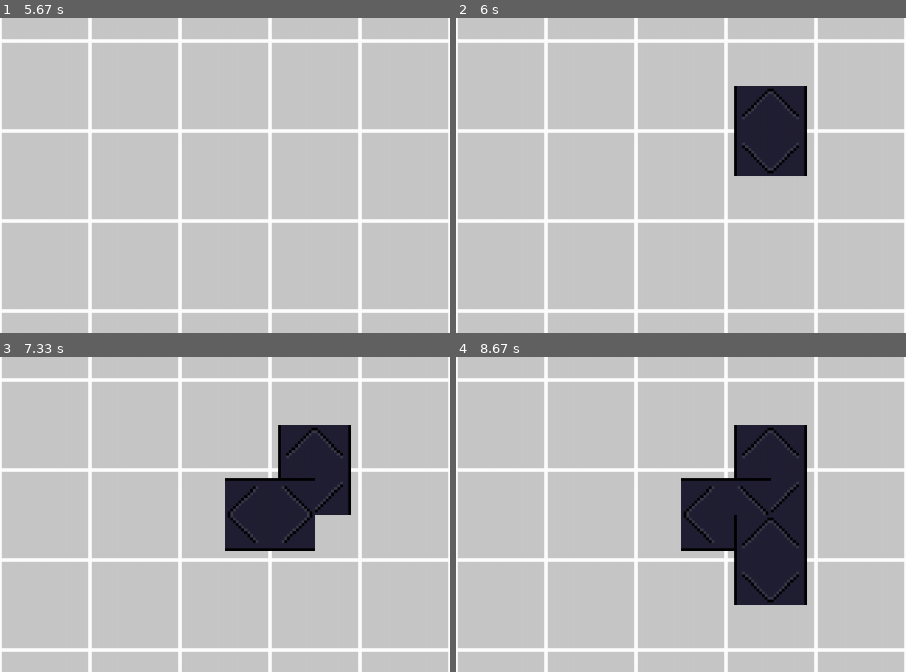
Above: before the commit, frames 1-4 (two rows, left to right).
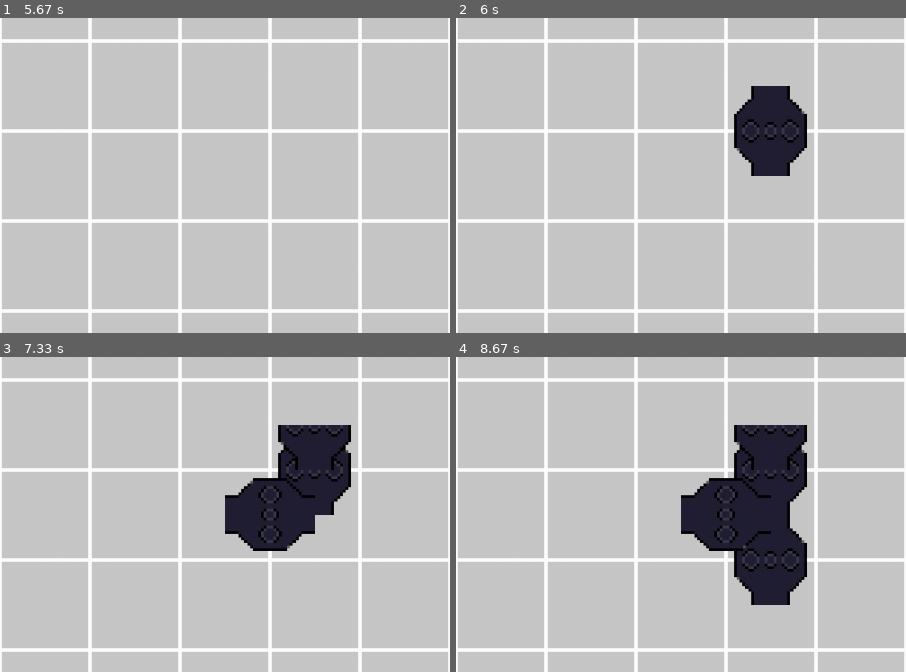
Above: after the commit, the same moments.

Repository: The1stBurb/Factory-GAME
Game: pygame game, started from main.py
Two runs of this game, one before a commit and one after it. Both use one fixed random seed, a clock stepped at 60 frames per second and the inputs below.
Inputs (mouse positions are % of the whole screen's width and height, from its top left):
- Up to frame 1 (5.67 s): press the mouse at (82, 47) at 0.37 s; move the mouse to (66, 52) at 0.47 s; release the mouse at (50, 57) at 0.6 s
- Up to frame 2 (6 s): click (85, 70) at 5.72 s
- Up to frame 3 (7.33 s): press the mouse at (85, 70) at 6.03 s; move the mouse to (70, 58) at 6.13 s; release the mouse at (54, 46) at 6.27 s; press the mouse at (85, 70) at 6.37 s; move the mouse to (53, 57) at 6.47 s; release the mouse at (21, 44) at 6.6 s; press the mouse at (85, 70) at 6.7 s; move the mouse to (60, 74) at 6.8 s; release the mouse at (35, 79) at 6.93 s; click (77, 61) at 7.05 s
- Up to frame 4 (8.67 s): press the mouse at (77, 61) at 7.37 s; move the mouse to (56, 39) at 7.47 s; release the mouse at (34, 17) at 7.6 s; press the mouse at (77, 61) at 7.7 s; move the mouse to (58, 53) at 7.8 s; release the mouse at (40, 46) at 7.93 s; hold Right 8-8.47 s; click (85, 49) at 8.08 s; hold Right from 8.5 s (still down); click (81, 74) at 8.58 s
The pictures show only the part of the screen within x 50-100%, y 39-89%; the shares and areas given below are measured in that part.

Frame 1 is identical in both runs. In frame 2, 1.7% of the frame differs, in the area x 61-78%, y 21-51%; in frame 3, 2.5%; in frame 4, 3.6%, in the area x 50-78%, y 21-79%.

Commit message:
getting work pt 2

Diff:
--- a/building_code/base.py
+++ b/building_code/base.py
@@ -11,7 +11,6 @@
         # first slot in input, second is output
         self.inv=[None,None]
         self.img=None#pygame.Surface((sz,sz),pygame.SRCALPHA)
-
     def tick(self,speed):
         #speed is how often to "craft"
         if time.time()-self.time>speed:
@@ -27,13 +26,13 @@
             left=1
         if self.x<len(grid[self.y])-1 and grid[self.y][self.x+1]!=0:
             right=1
-        blankSrfce=pygame.Surface((sz,sz),pygame.SRCALPHA)
+        blankSrfce=pygame.Surface((sz,sz*1.5 if self.img!=None else sz),pygame.SRCALPHA)
+        for rot,i in enumerate([up,left,down,right]):
+            if i==1:
+                blankSrfce.blit(pb.rotate_image(beltIn,(rot-1)*90),(-1 if rot==2 else 0,(-1 if rot==1 else 0)+(sz/2 if self.img!=None else 0)))
+            elif i==2:
+                blankSrfce.blit(pb.rotate_image(beltOut,(rot-1)*90),(-1 if rot==2 else 0,(-1 if rot==1 else 0)+(sz/2 if self.img!=None else 0)))
+        self.beltSides=[up,right,down,left]
         if self.img!=None:
             blankSrfce.blit(self.img,(0,0))
-        for rot,i in enumerate([up,left,down,right]):
-            if i==1:
-                blankSrfce.blit(pb.rotate_image(beltIn,(rot-1)*90),(-1 if rot==2 else 0,-1 if rot==1 else 0))
-            elif i==2:
-                blankSrfce.blit(pb.rotate_image(beltOut,(rot-1)*90),(-1 if rot==2 else 0,-1 if rot==1 else 0))
-        self.beltSides=[up,right,down,left]
         self.img=blankSrfce
--- a/building_code/belt.py
+++ b/building_code/belt.py
@@ -8,6 +8,7 @@
         self.maxinv=4
         self.complete=[]
         self.maxcomp=4
+        self.type="belt"
 
     def tick(self):
         if time.time()-self.time>1:
--- a/building_code/building.py
+++ b/building_code/building.py
@@ -9,6 +9,7 @@
         self.maxinv=4
         self.complete=[]
         self.maxcomp=4
+        self.type="building"
 
     def tick(self):
         if time.time()-self.time>1:
--- a/main.py
+++ b/main.py
@@ -43,13 +43,13 @@
 beltOut=pb.imgGit("img\\belts\\out.png",sz,sz)
 items=[item("img\\items\\RawCu.png","Raw Copper",0.50,0),item("img\\items\\RefinedCu.png","Refined Copper",1.50,1),]
 #list of image for ease of use and stuff lol
-imgs=[]#{"build":[],"belt":[],"icon":[],"item":[],"other":[]}
+imgs={}#{"build":[],"belt":[],"icon":[],"item":[],"other":[]}
 #raw for easy convert
 rawImg={"building":["CuCond","FeCond","Sell"]}
 #raw to img convert1
 for i in rawImg:
     for j in rawImg[i]:
-        imgs.append(pb.imgGit(f"img\\{i}\\{j}.png",sz,sz),)
+        imgs[j]=pb.imgGit(f"img\\{i}\\{j}.png",sz,sz)
 #grid of blocks
 grid=[]
 #self explanitory
@@ -101,7 +101,7 @@
         if types==0:
             grid[ry][rx]=belt.Belt(rx,ry)
         elif types==1:
-            grid[ry][rx]=build.CuCond(rx,ry)
+            grid[ry][rx]=build.CuCond(rx,ry,imgs["CuCond"])
         grid[ry][rx].buildImg(grid,beltIn,beltOut)
         if ry>0 and grid[ry-1][rx]!=0:
             grid[ry-1][rx].buildImg(grid,beltIn,beltOut)
@@ -123,7 +123,7 @@
         for x,j in enumerate(i):
             pb.rect(screen,x*sz+grd[0],y*sz+grd[1],sz,sz,width=2)
             if j!=0:
-                pb.image(screen,j.img,x*sz+grd[0],y*sz+grd[1])
+                pb.image(screen,j.img,j.x*sz+grd[0],j.y*sz+grd[1]-(j.img.get_height()-sz))
             # pb.image(screen,imgs[j],x*sz+grd[0],y*sz+grd[1])
     pygame.display.flip()
 
Binary file changed: img/belts/in.png
Binary file changed: img/belts/out.png
